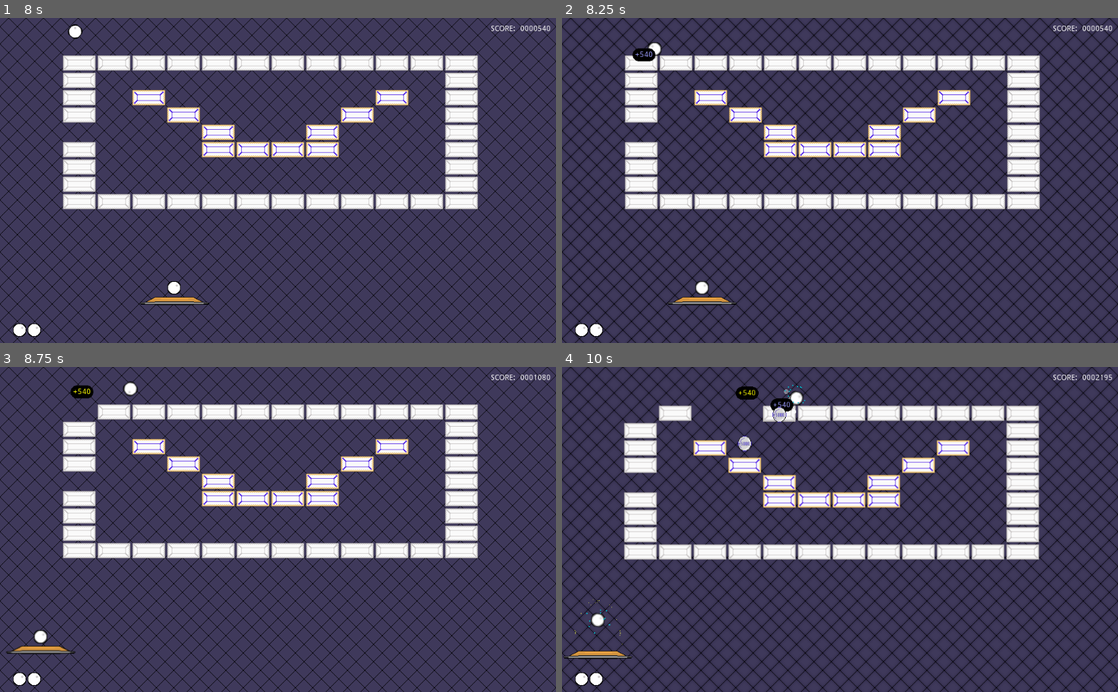
Above: before the commit, frames 1-4 (two rows, left to right).
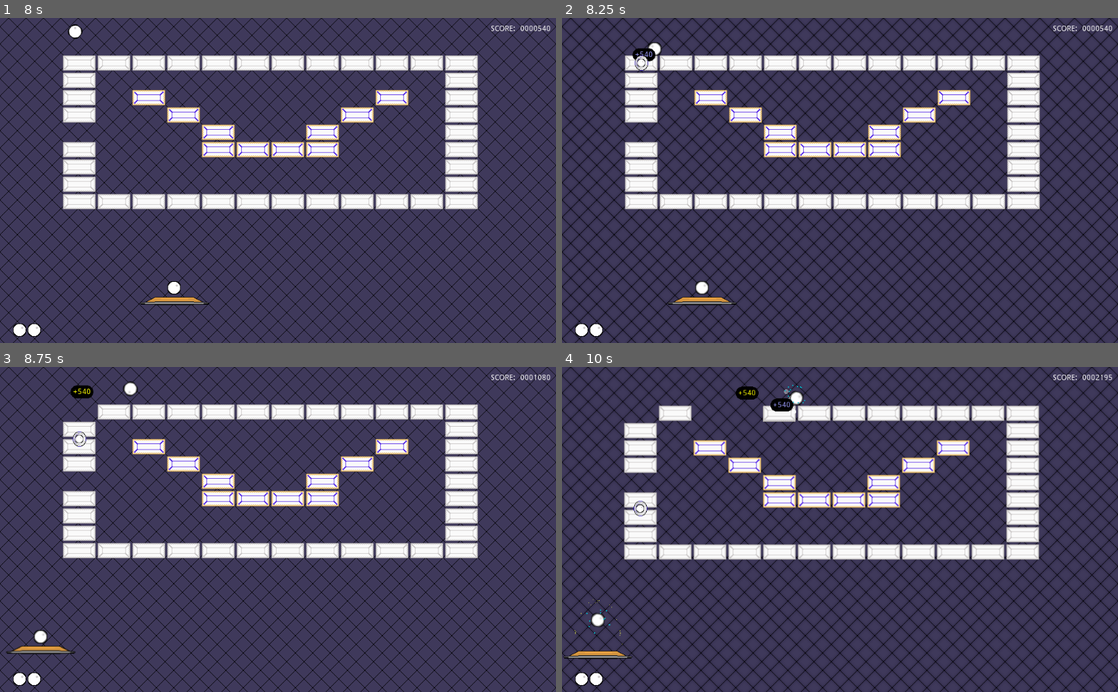
Above: after the commit, the same moments.

Repository: Anatolij-Grigorjev/Breakout4Godot
Game: Godot game, scene res://BreakoutGame.tscn
Same seed, same stepped clock (60 frames per second), same inputs: the game is played once before the commit and once after it.
Inputs (mouse positions are in pixels of both pictures, inside the frame that each line leads up to):
- Up to frame 1 (8 s): tap Enter (ui_accept) at 0.5, 0.77, 2, 3.5, 3.77, 6.77 s; move the mouse to (250, 245) at 0.52 s; hold Up (paddle_ball_speedup) 0.53-1.25 s; tap Space (paddle_launch_ball) at 0.6, 3.6, 6.6 s; click (250, 245) at 0.67 s; drag from (444, 229) to (250, 245) at 1.27 s; move the mouse to (111, 131) at 2.02 s; hold Left (paddle_left) 2.03-2.75 s; tap Alt at 2.1, 5.1 s; drag from (305, 180) to (111, 131) at 2.77 s; move the mouse to (194, 99) at 3.52 s; hold Left (paddle_left) 3.53-4.25 s; drag from (400, 164) to (194, 99) at 4.27 s; move the mouse to (166, 196) at 5.02 s; hold Up (paddle_ball_speedup) 5.03-5.75 s; click (166, 196) at 5.17 s; drag from (333, 109) to (166, 196) at 5.77 s; move the mouse to (250, 245) at 6.52 s; hold Right (paddle_right) 6.53-7.25 s; drag from (444, 229) to (250, 245) at 7.27 s
- Up to frame 2 (8.25 s): move the mouse to (673, 131) at 8.02 s; hold Left (paddle_left) from 8.03 s (still down); tap Alt at 8.1 s
- Up to frame 3 (8.75 s): keep holding Left (paddle_left)
- Up to frame 4 (10 s): release Left (paddle_left) at 8.75 s; drag from (867, 529) to (673, 480) at 8.77 s; move the mouse to (756, 448) at 9.52 s; hold Up (paddle_ball_speedup) from 9.53 s (still down); tap Space (paddle_launch_ball) at 9.6 s; click (756, 448) at 9.67 s; tap Enter (ui_accept) at 9.77 s

Frame 1 is identical in both runs. In frame 2, less than 0.1% of the frame differs, in the area x 13-16%, y 11-17%; in frame 3, less than 0.1%; in frame 4, 0.3%, in the area x 12-41%, y 12-46%.

Commit message:
remove prebaked powerup positions

Diff:
--- a/game/BreakoutGame.gd
+++ b/game/BreakoutGame.gd
@@ -37,8 +37,6 @@
 
 var powerup_configs = []
 
-var score_drops_positions = []
-
 
 func _ready():
 	scoreCounter.value = currentScore
@@ -61,21 +59,7 @@
 	dropConfigExtraBall = ScenePowerupConfig.new(PowerupExtraBallScn, {
 		0: 0.05, 2: 0.1, 3: 0.1, 4: 0.1
 	}, 1)
-	score_drops_positions = _assign_score_drops_positions(10)
-	print("score drops in cells: ", score_drops_positions)
-	powerup_configs = [dropConfigExtraBall]
-
-
-func _assign_score_drops_positions(num_drops: int) -> Array:
-
-	var basic_tile_pos = []
-	for tileIdx in bricks.get_used_cells():
-		if bricks.get_cellv(tileIdx) == 0:
-			basic_tile_pos.append(tileIdx)
-
-	basic_tile_pos.shuffle()
-	basic_tile_pos = basic_tile_pos.slice(0, num_drops - 1)
-	return basic_tile_pos
+	powerup_configs = [dropConfigPoints, dropConfigExtraBall]
 
 
 func _process(delta):
@@ -163,25 +147,22 @@
 	_add_scored_points_bubble(global_brick_center, brickPoints)
 	scoreCounter.value += brickPoints
 
-	_process_drop_powerup(type, tileIdx, global_brick_center)
-
-
-
-func _process_drop_powerup(brick_type: int, tileIdx: Vector2, start_global_pos: Vector2):
-
-	if tileIdx in score_drops_positions:
-		_start_drop_of_config(dropConfigPoints, start_global_pos)
-		return
+	_process_drop_powerup(type, global_brick_center)
+
+
+
+func _process_drop_powerup(brick_type, start_global_pos):
+
 
 	for dropConfig in powerup_configs:
 		if dropConfig.can_spawn() and dropConfig.should_drop_for_brick(brick_type):
-			_start_drop_of_config(dropConfig, start_global_pos)
+			_start_drop_of_scene(dropConfig, start_global_pos)
 			return
 
 	return
 
 
-func _start_drop_of_config(drop_config: ScenePowerupConfig, global_pos: Vector2):
+func _start_drop_of_scene(drop_config: ScenePowerupConfig, global_pos: Vector2):
 
 	var drop = drop_config.start_drop_at_pos(global_pos)
 
